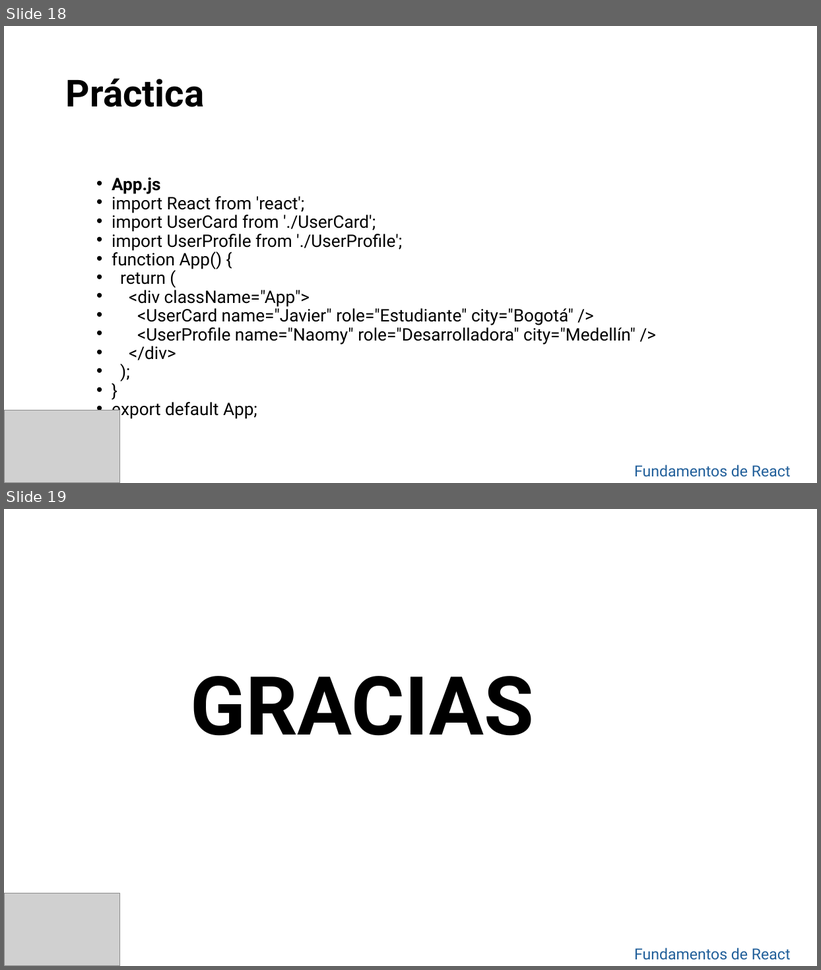
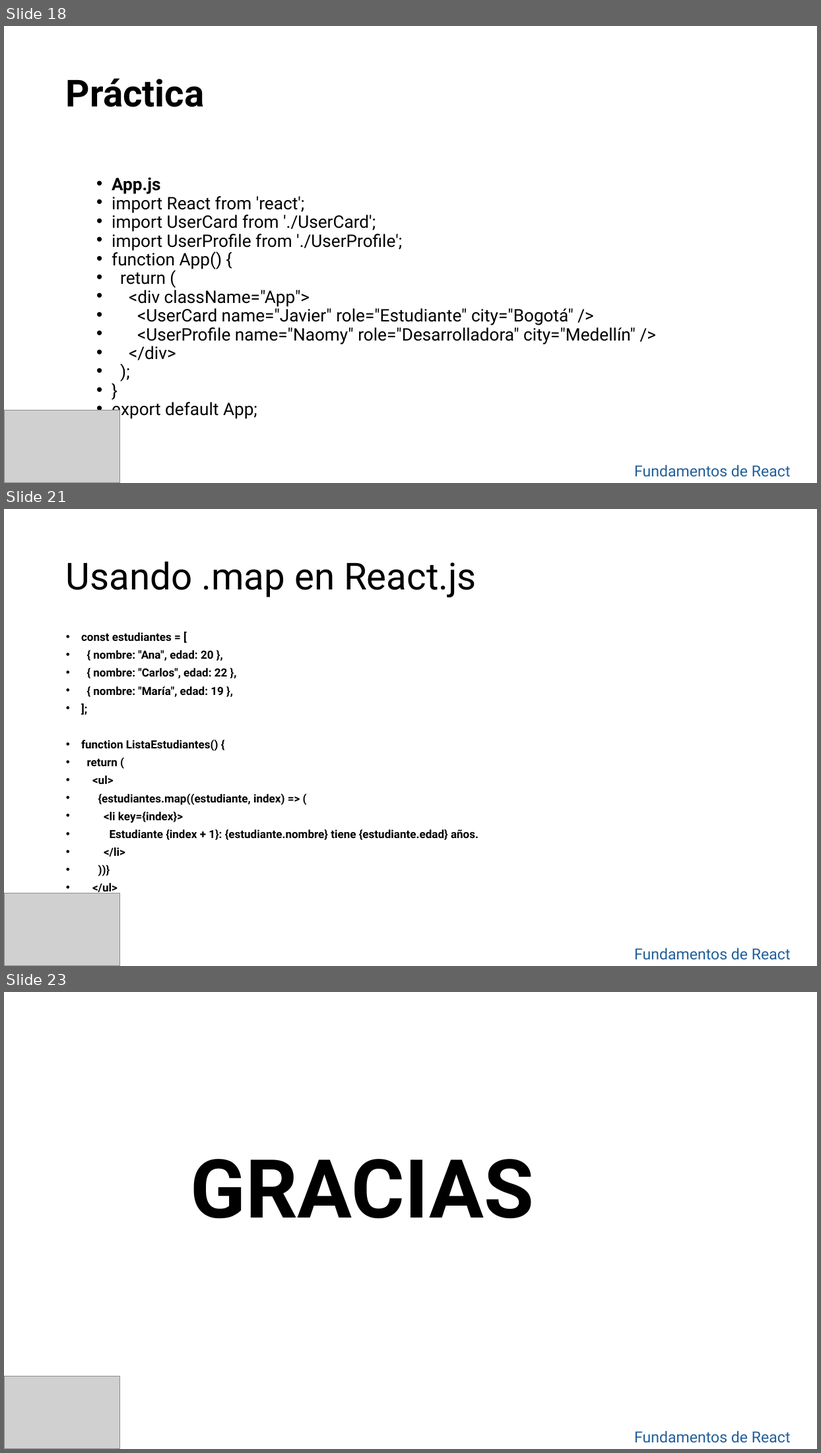
Before and after one commit to jompy31/Curso_react_2025, a slide deck: Clase 3.pptx. Shown one above the other, each under a label of ours: slides 18 and 19 before the commit, slides 18, 21 and 23 after it; the slides between them are not shown. The pictures are 821x970 and 821x1453 pixels, drawn with LibreOffice and Linux fonts; fonts in the diff are those of the drawing; grey boxes stand for pictures; background and template pictures are left out. Boxes give left, top, right and bottom in pixels: in the first picture for what was removed or moved away, otherwise in the second. Text is boxed around its words. In the diff, an @@ line names an element or a change of style, - is before the commit and + after.

```diff
--- a/Clase 3.pptx
+++ b/Clase 3.pptx
@@ slide 21 added at (4,509,817,966), background picture (left out) @@
@@ title added at (66,561,477,597), 44 pt, text #000000 @@
+Usando .map en React.js
@@ text added at (81,632,479,895), 13.3 pt, text #000000, bold @@
+• const estudiantes = [
+• { nombre: "Ana", edad: 20 },
+• { nombre: "Carlos", edad: 22 },
+• { nombre: "María", edad: 19 },
+• ];
+• function ListaEstudiantes() {
+• return (
+• <ul>
+• {estudiantes.map((estudiante, index) => (
+• <li key={index}>
+• Estudiante {index + 1}: {estudiante.nombre} tiene {estudiante.edad} años.
+• </li>
+• ))}
+• </ul>
+• );
@@ picture added at (4,893,120,966) @@
@@ text added at (634,948,791,960), 18 pt, text #215F9A @@
+Fundamentos de React
@@ what was slide 19 is now slide 23 @@
```
Also in this commit, not shown: 3 other slides added, 45 other files.
